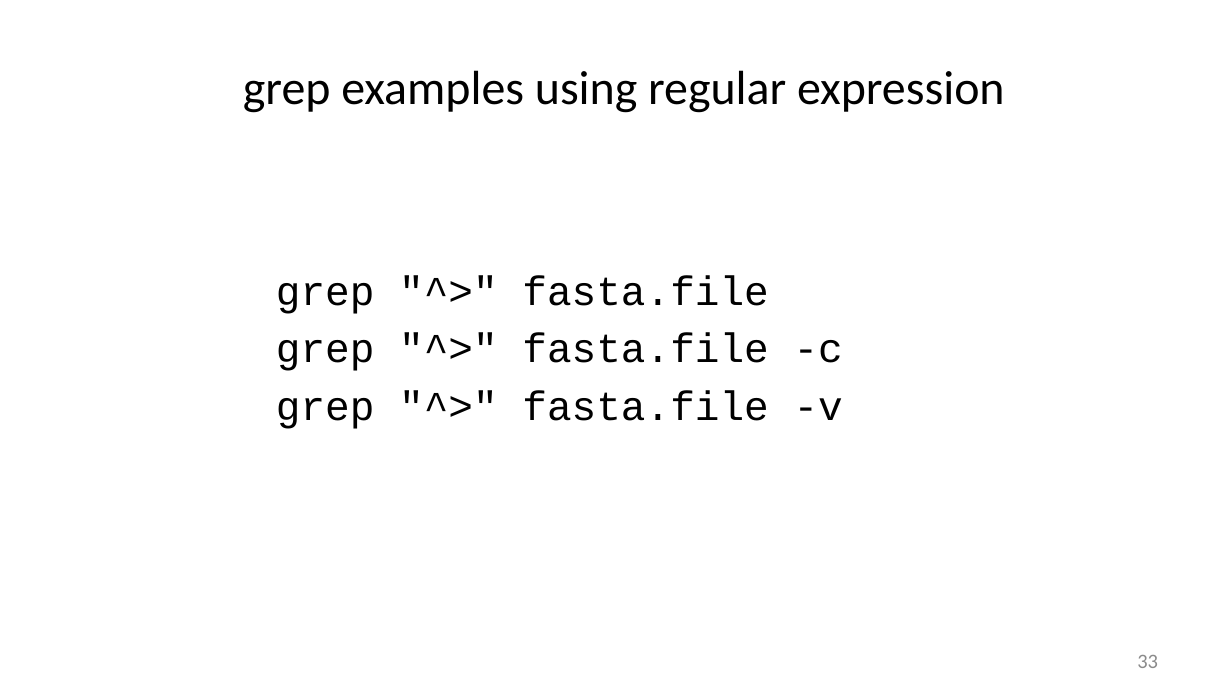
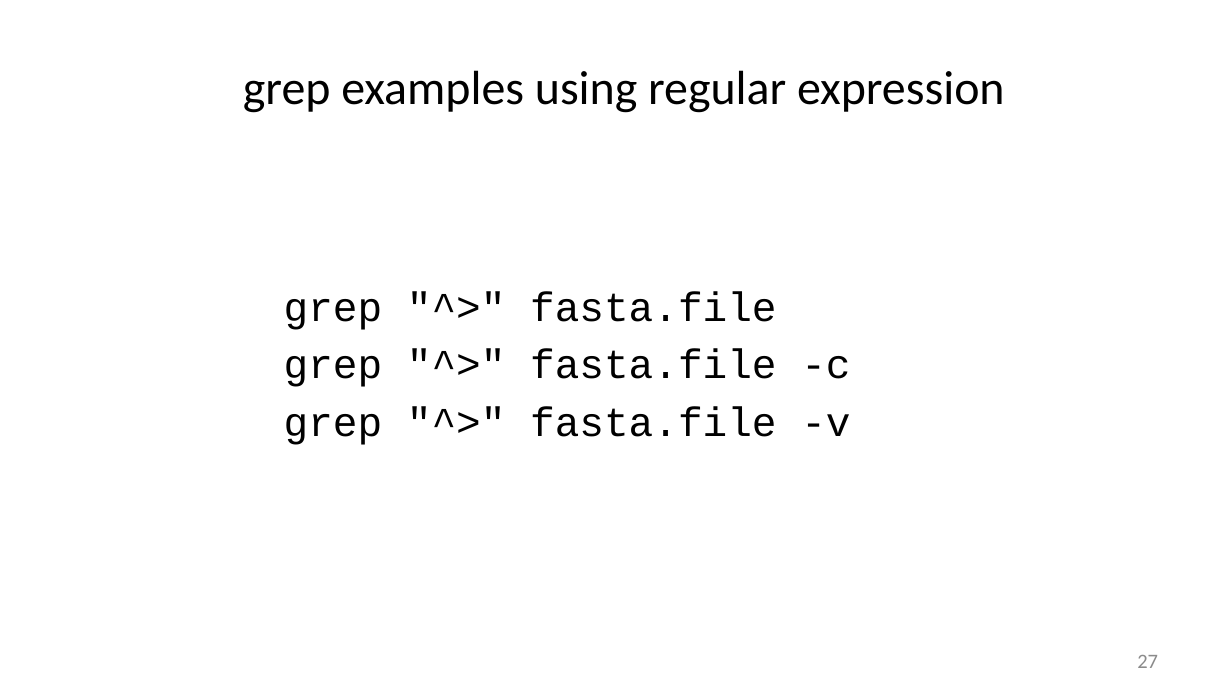
Before and after one commit to liu3zhenlab/teaching, a slide deck: slide 27 of PLPTH813Bioinformatis/2025/1_lecture/lecture02_unix.pptx (slide 33 before the commit). Drawn at 1232x693 pixels with LibreOffice and Linux fonts; fonts in the diff are those of the drawing. Boxes give left, top, right and bottom in pixels: in the first picture for what was removed or moved away, otherwise in the second. Text is boxed around its words. In the diff, an @@ line names an element or a change of style, - is before the commit and + after.

```diff
--- a/PLPTH813Bioinformatis/2025/1_lecture/lecture02_unix.pptx
+++ b/PLPTH813Bioinformatis/2025/1_lecture/lecture02_unix.pptx
@@ text "grep "^>" fasta.file": place and size @@
-text "grep "^>" fasta.file" at [276,275,843,429]
+text "grep "^>" fasta.file" at [284,291,850,445]
@@ page number at [1137,655,1158,668]: text changed @@
-33
+27
```
Also in this commit, not shown: 3 other slides changed, 6 slides removed, 1 other file.
